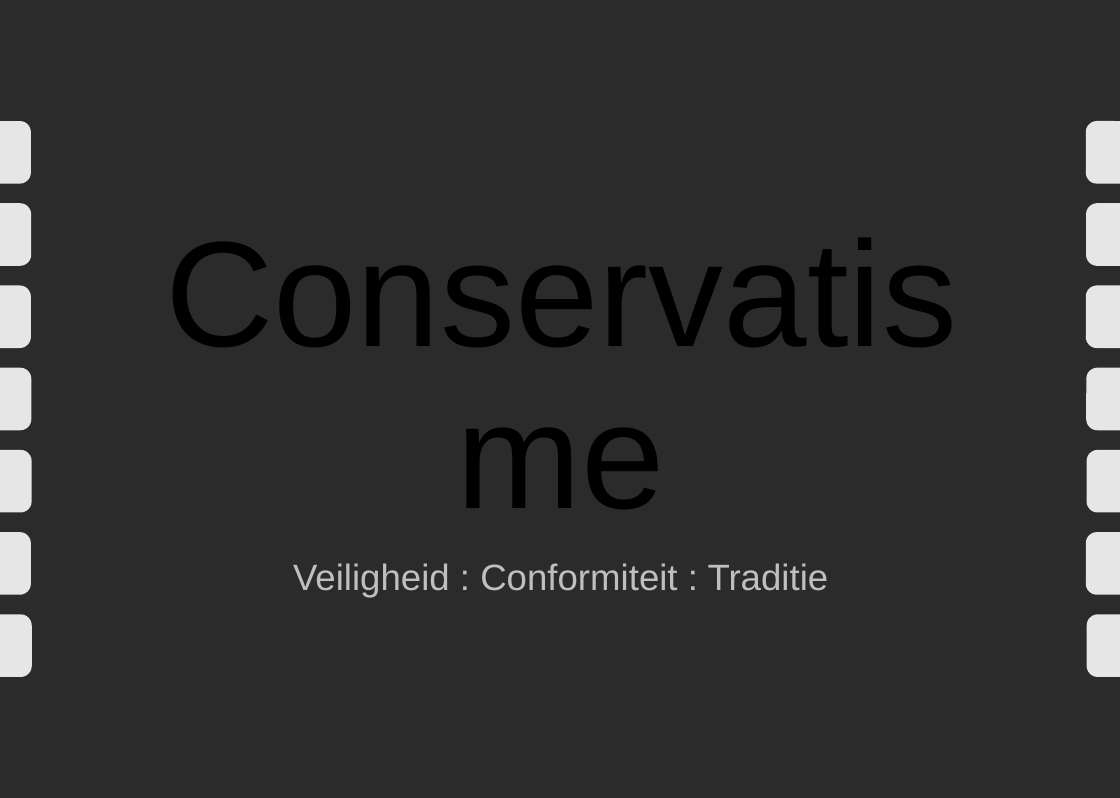
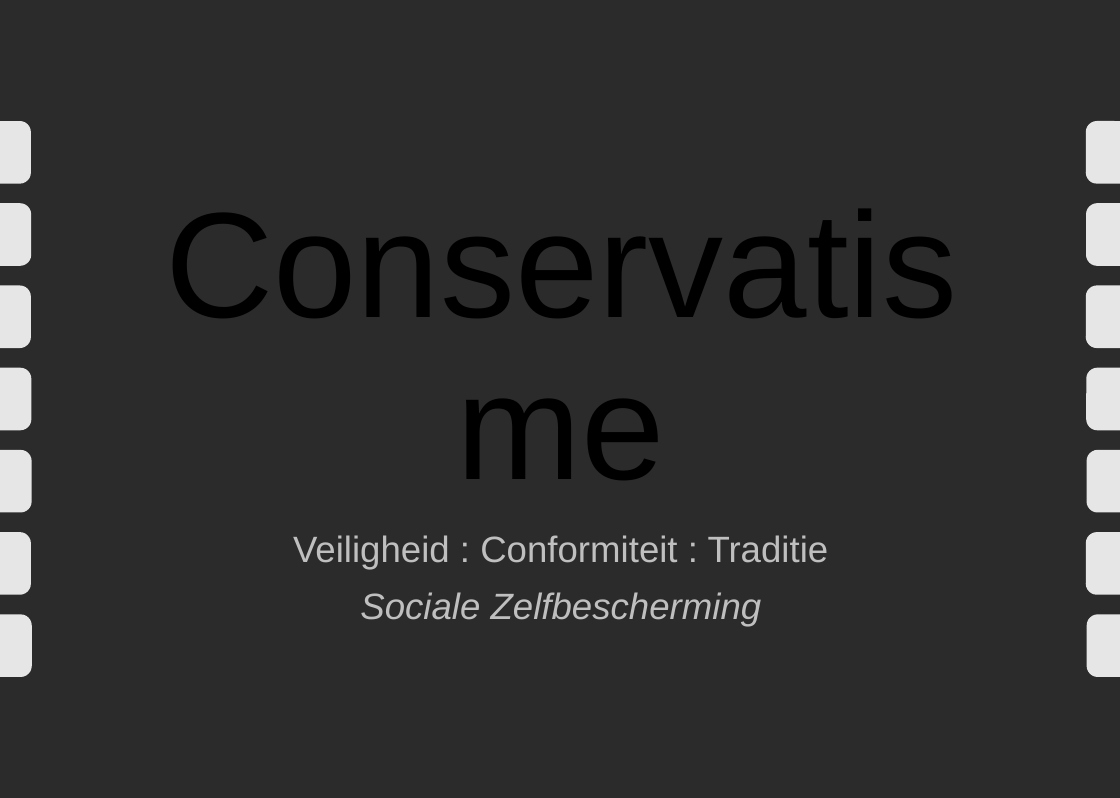
Before and after one commit to ScrumFacilitators/Schwartz-Universal-Values, a slide deck: slide 11 of Schwartz Basis Menselijke Waarden.pptx. Drawn at 1120x798 pixels with LibreOffice and Linux fonts; fonts in the diff are those of the drawing; background and template pictures are left out; a plain dark background stands for a picture behind light text. Boxes give left, top, right and bottom in pixels: in the first picture for what was removed or moved away, otherwise in the second. Text is boxed around its words. In the diff, an @@ line names an element or a change of style, - is before the commit and + after.

```diff
--- a/Schwartz Basis Menselijke Waarden.pptx
+++ b/Schwartz Basis Menselijke Waarden.pptx
@@ text at <box>360,592,762,627</box>: paragraph added @@
+Sociale Zelfbescherming
```
Also in this commit, not shown: 4 other slides changed, 2 other files.
